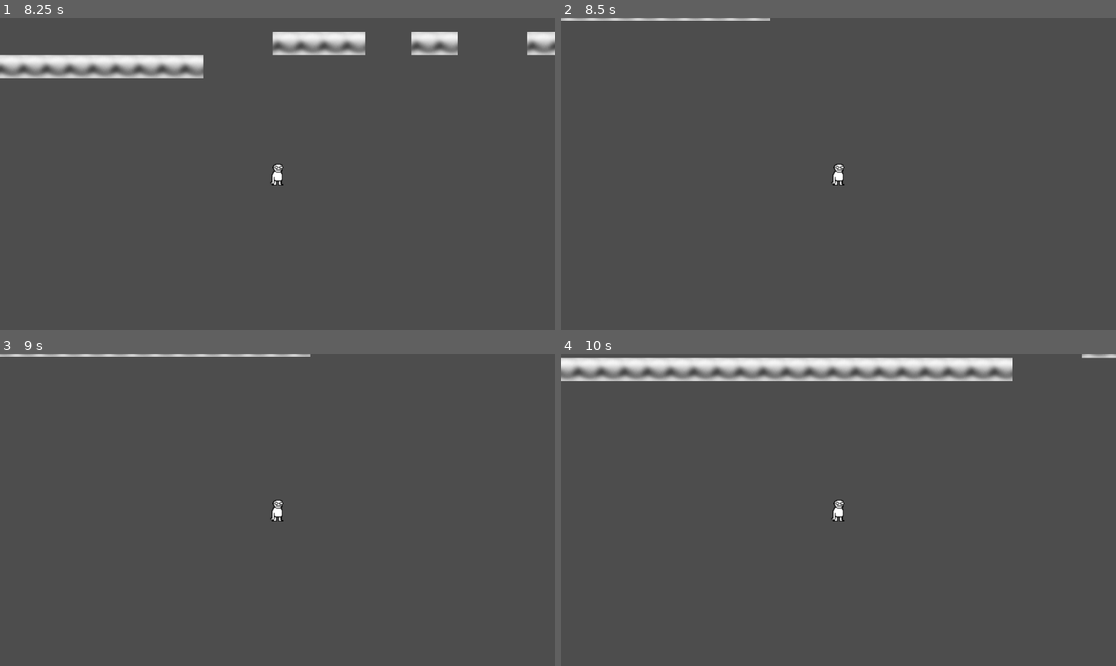
Above: before the commit, frames 1-4 (two rows, left to right).
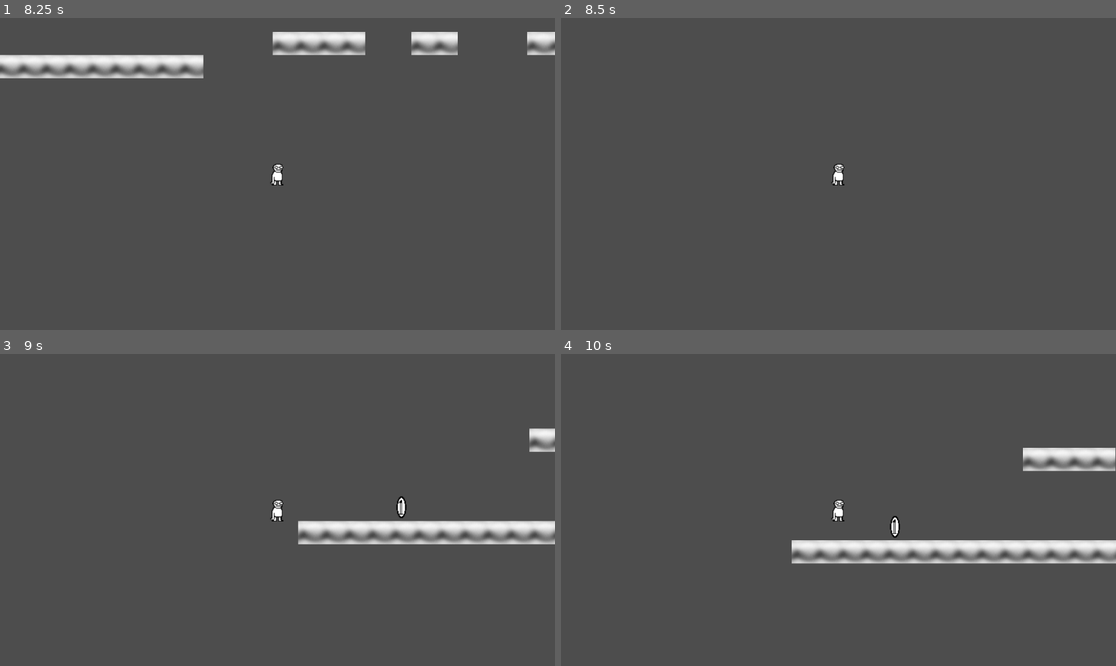
Above: after the commit, the same moments.

Repository: Evve01/March-Game-Jam-24
Game: Godot game, scene res://node_3d.tscn
Same seed, same stepped clock (60 frames per second), same inputs: the game is played once before the commit and once after it.
Inputs:
- Up to frame 1 (8.25 s): tap Enter at 0.5 s; hold Right (ui_right) 0.53-2.03 s; tap Up (ui_up) at 0.77, 1.52, 3.02, 3.77, 4.52, 6.02, 6.77, 7.52 s; hold Left (ui_left) 2.03-4.28 s; hold Right (ui_right) 4.28-8.03 s; hold Left (ui_left) from 8.03 s (still down)
- Up to frame 2 (8.5 s): keep holding Left (ui_left)
- Up to frame 3 (9 s): keep holding Left (ui_left)
- Up to frame 4 (10 s): tap Up (ui_up) at 9.02, 9.77 s; release Left (ui_left) at 9.53 s; hold Right (ui_right) from 9.53 s (still down)

Frame 1 is identical in both runs. In frame 2, 0.3% of the frame differs, in the area x 0-38%, y 0-1%; in frame 3, 4.1%; in frame 4, 11%, in the area x 0-100%, y 0-68%.

Commit message:
Improve game

Diff:
--- a/GameManager.gd
+++ b/GameManager.gd
@@ -1,6 +1,7 @@
 extends Node3D
 
 var player
+var timer
 
 # Called when the node enters the scene tree for the first time.
 func _ready():
--- a/Player_test.gd
+++ b/Player_test.gd
@@ -8,7 +8,9 @@
 var jump_sound
 var pickup_sound
 var min = 500
+var max = 1000
 var coins = 0
+var time = 0
 
 # Get the gravity from the project settings to be synced with RigidBody nodes.
 var gravity = ProjectSettings.get_setting("physics/2d/default_gravity")
@@ -23,6 +25,7 @@
 	pickup_sound.play()
 
 func _physics_process(delta):
+	time += delta
 	# Add the gravity.
 	if not is_on_floor():
 		velocity.y += gravity * delta
@@ -43,9 +46,18 @@
 
 	if position.y > min:
 		game_over()
+	if position.x > max:
+		game_win()
 
 
 	move_and_slide()
 
+func game_win():
+	pass
+
 func game_over():
+	print(coins)
+	print(time)
+	coins = 0
+	time = 0
 	get_tree().reload_current_scene()
--- a/node_3d.tscn
+++ b/node_3d.tscn
@@ -34,12 +34,6 @@
 [sub_resource type="RectangleShape2D" id="RectangleShape2D_d87dj"]
 size = Vector2(32, 32)
 
-[sub_resource type="PhysicsMaterial" id="PhysicsMaterial_kkkw5"]
-friction = 0.3
-
-[sub_resource type="RectangleShape2D" id="RectangleShape2D_eiy30"]
-size = Vector2(1156, 96)
-
 [node name="Node3D" type="Node3D"]
 script = ExtResource("1_wcy2e")
 
@@ -71,13 +65,5 @@
 [node name="AudioStreamPlayer2" type="AudioStreamPlayer" parent="Level/Player"]
 stream = ExtResource("8_3vnj3")
 
-[node name="StaticBody2D" type="StaticBody2D" parent="Level"]
-position = Vector2(240, 326)
-physics_material_override = SubResource("PhysicsMaterial_kkkw5")
-
-[node name="CollisionShape2D" type="CollisionShape2D" parent="Level/StaticBody2D"]
-position = Vector2(337, 270)
-shape = SubResource("RectangleShape2D_eiy30")
-
-[node name="Node2D2" parent="." instance=ExtResource("7_bml2w")]
+[node name="Node2D2" parent="Level" instance=ExtResource("7_bml2w")]
 position = Vector2(143, 269)
Not shown: 1 places in node_3d.tscn that only renumber resources
